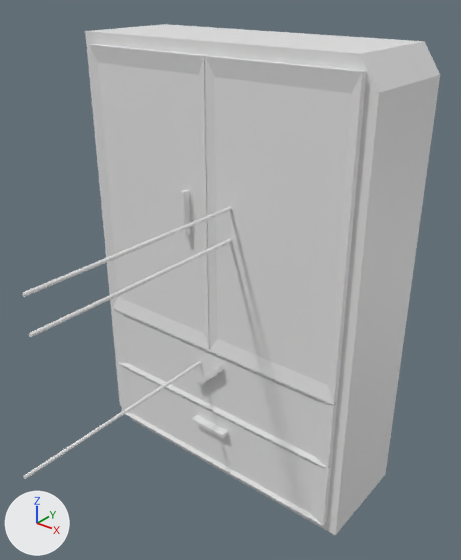
A saved change to the FBX model Assets/Art Assets/BROKEASSets/CeilingLightPanel.fbx.
The view is the same before and after, from a camera (50 mm lens) standing at (1.66, -2.2, 1.28) and looking at (0.06, -0.19, 0.03). Every picture has the same lights, and +X, +Y and +Z are marked at lower left. Where no turn or scale is listed for an object, it has been applied to the vertices.
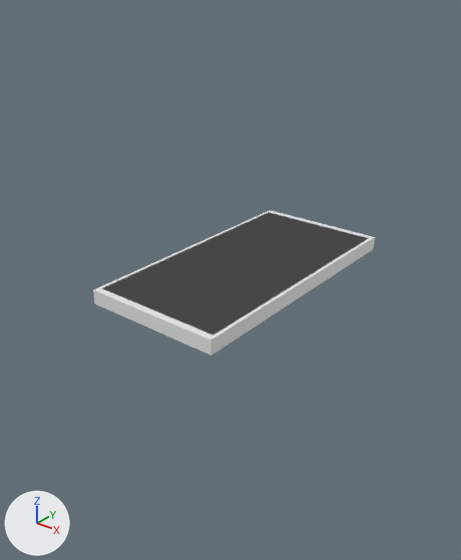
Changed parts and their boxes (x1, y1, x2, y2) in the pictures (461 x 560 px):
'Cube.001', deleted
    before: (205, 55, 367, 405)
'Cube', reshaped, moved, rescaled (132% wider, 52% shorter)
    before: (89, 44, 210, 350)
    after: (93, 210, 375, 355)
'Cube.007', deleted
    before: (85, 24, 440, 535)
'Cube.002', deleted
    before: (113, 309, 337, 469)
'Cube.003', deleted
    before: (118, 363, 332, 526)
'Cylinder.001', deleted
    before: (22, 206, 232, 297)
'Cylinder.002', deleted
    before: (29, 238, 232, 337)
'Cylinder.003', deleted
    before: (23, 361, 201, 479)
'Cube.004', deleted
    before: (180, 190, 190, 237)
'Cube.006', deleted
    before: (192, 415, 228, 438)
'Cube.005', deleted
    before: (194, 365, 224, 389)
part 1 of me_cube, built on
    before: (89, 45, 209, 350)
    after: (93, 210, 375, 344)

Diff of the bpy script that builds the scene:
```diff
--- a/Assets/Art Assets/BROKEASSets/CeilingLightPanel.fbx.py
+++ b/Assets/Art Assets/BROKEASSets/CeilingLightPanel.fbx.py
@@ me_cube @@
 # used by ob_cube; parent = ob_cube_007; location = (-0.467, 0.324, 1.02); scale = (0.463, 0.628, 0.1)
-me_cube.from_pydata(...)  # 12 vertices, 10 faces; spans x -1.0..1.0, y -1.0..1.0, z -1.0..1.0
+me_cube.from_pydata(...)  # 20 vertices, 15 faces; spans x -1.0..1.0, y -1.0..1.0, z -1.0..1.67
+# me_cube part 1
+# 4 vertices are removed from x -0.89..0.89, y -0.89..0.89, z 0.5
+# 5 faces are deleted
+# 12 vertices are added at x -1.0..1.0, y -1.0..1.0, z 1.0..1.67
+# 10 new faces join them
@@ ob_cylinder_003 @@
-ob_cylinder_003 = bpy.data.objects.new('Cylinder.003', me_cylinder_003)
-ob_cylinder_003.location = (-0.07, -0.255, -0.415)
@@ ob_cube_005 @@
-ob_cube_005 = bpy.data.objects.new('Cube.005', me_cube_005)
-ob_cube_005.location = (0.0, -0.255, -0.46)
@@ ob_cube_002 @@
-ob_cube_002 = bpy.data.objects.new('Cube.002', me_cube_009)
-ob_cube_002.location = (0.0, -0.255, -0.485)
@@ ob_cylinder_002 @@
-ob_cylinder_002 = bpy.data.objects.new('Cylinder.002', me_cylinder_002)
-ob_cylinder_002.location = (0.118, -0.255, 0.265)
@@ ob_cube_006 @@
-ob_cube_006 = bpy.data.objects.new('Cube.006', me_cube_006)
-ob_cube_006.location = (0.0, -0.255, -0.75)
@@ ob_cube @@
 ob_cube = bpy.data.objects.new('Cube', me_cube)
-ob_cube.parent = ob_cube_007
-ob_cube.location = (-0.467, 0.324, 1.02)
-ob_cube.scale = (0.463, 0.628, 0.1)
+ob_cube.location = (0.0, 0.0, 0.0)
+ob_cube.scale = (0.33, 0.65, 0.025)
@@ ob_cube_003 @@
-ob_cube_003 = bpy.data.objects.new('Cube.003', me_cube_003)
-ob_cube_003.location = (0.0, -0.255, -0.82)
@@ ob_cylinder_001 @@
-ob_cylinder_001 = bpy.data.objects.new('Cylinder.001', me_cylinder_001)
-ob_cylinder_001.location = (0.118, -0.255, 0.405)
@@ ob_cube_004 @@
-ob_cube_004 = bpy.data.objects.new('Cube.004', me_cube_004)
-ob_cube_004.location = (-0.117, -0.255, 0.335)
@@ ob_cube_001 @@
-ob_cube_001 = bpy.data.objects.new('Cube.001', me_cube_008)
-ob_cube_001.location = (0.333, -0.255, 0.335)
@@ ob_cube_007 @@
-ob_cube_007 = bpy.data.objects.new('Cube.007', me_cube_007)
-ob_cube_007.location = (0.0, 0.0, 0.0)
-ob_cube_007.rotation_euler = (1.571, 0.0, 0.0)  # degrees (90, 0, 0)
-ob_cube_007.scale = (0.713, 1.03, 0.25)
```
